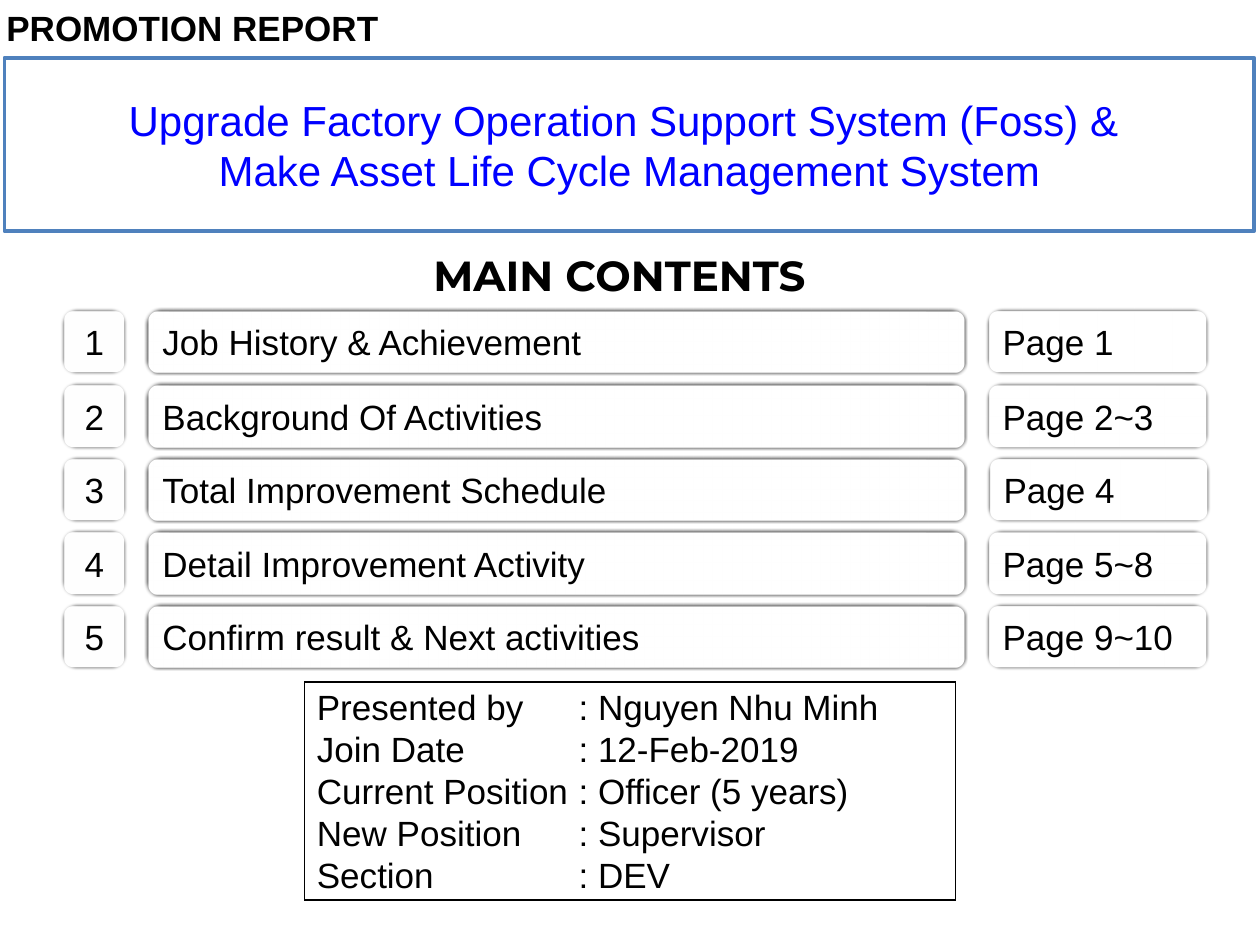
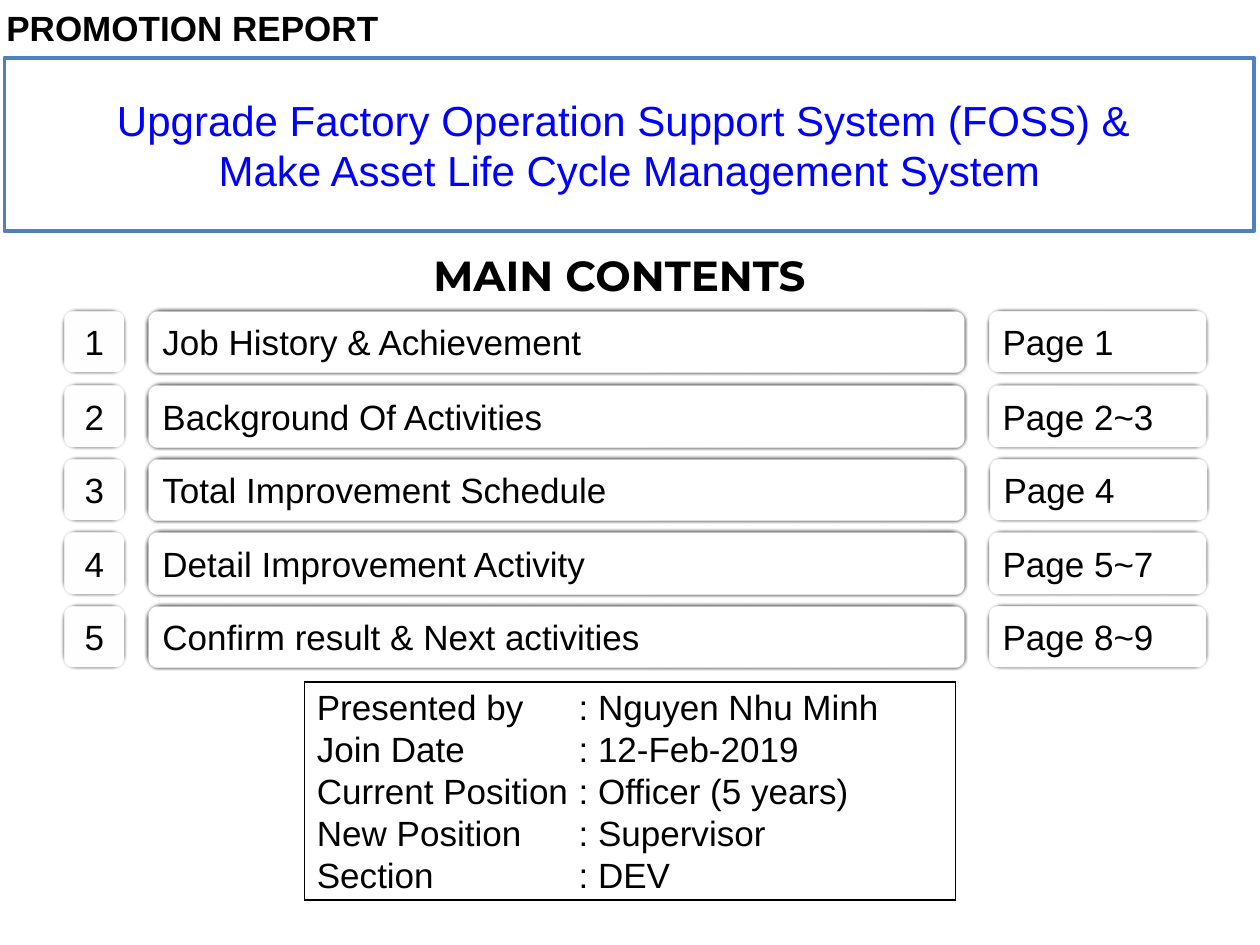
Before and after one commit to thietbicongnghevietnam/ReportPSNV, a slide deck: slide 1 of Report_Nguyen Nhu Minh.pptx. Drawn at 1260x945 pixels with LibreOffice and Linux fonts; fonts in the diff are those of the drawing. Boxes give left, top, right and bottom in pixels: in the first picture for what was removed or moved away, otherwise in the second. Text is boxed around its words. In the diff, an @@ line names an element or a change of style, - is before the commit and + after.

```diff
--- a/Report_Nguyen Nhu Minh.pptx
+++ b/Report_Nguyen Nhu Minh.pptx
@@ text in rectangle at (117, 105, 1090, 144): text changed @@
-Upgrade Factory Operation Support System (Foss) &
+Upgrade Factory Operation Support System (FOSS) &
@@ text in rounded rectangle at (1003, 553, 1153, 584): text changed @@
-Page 5~8
+Page 5~7
@@ text in rounded rectangle at (1003, 625, 1153, 657): text changed @@
-Page 9~10
+Page 8~9
```
Also in this commit, not shown: 6 other slides changed, 3 slides added, 4 slides removed, 2 other files.
